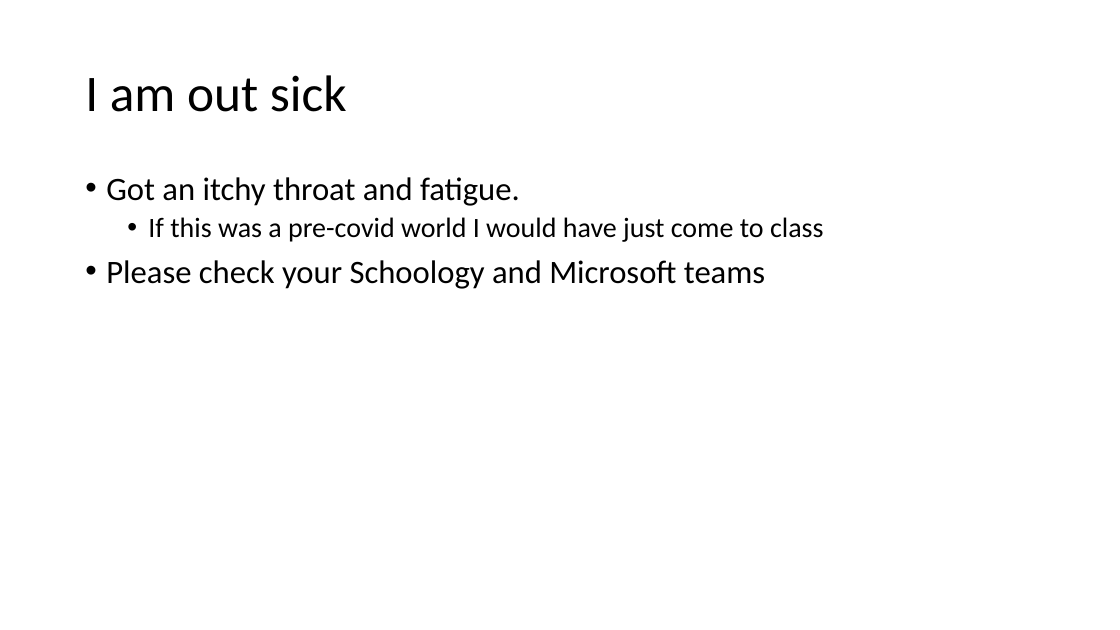
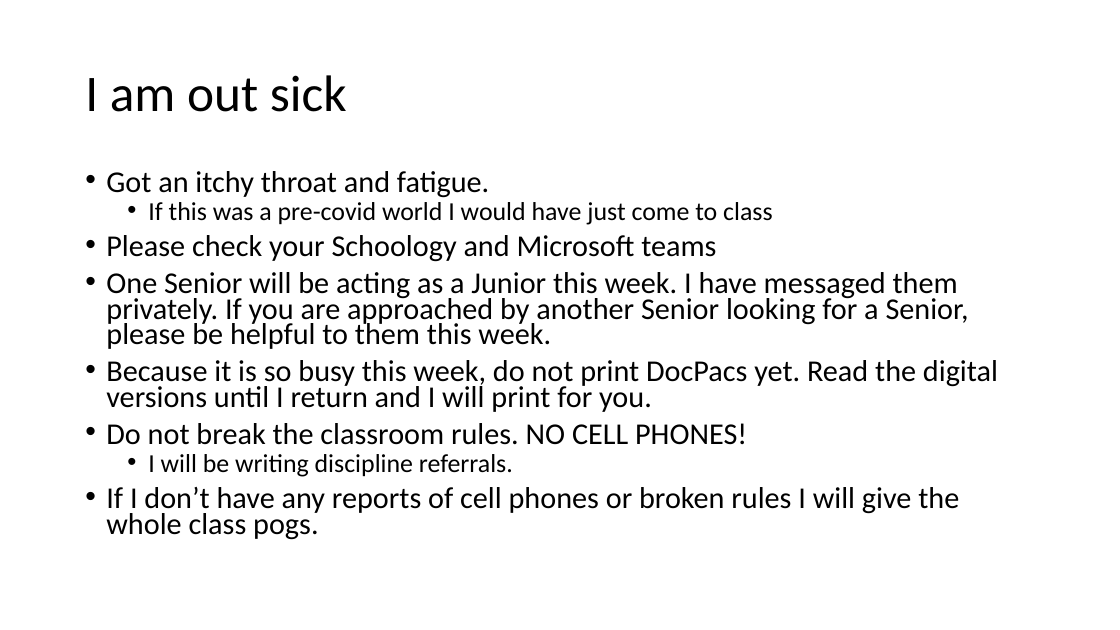
Before and after one commit to parke2023059/docpacs2223, a slide deck: slide 2 of docpac_03160922/Weekly Review.pptx. Drawn at 1120x630 pixels with LibreOffice and Linux fonts; fonts in the diff are those of the drawing. Boxes give left, top, right and bottom in pixels: in the first picture for what was removed or moved away, otherwise in the second. Text is boxed around its words. In the diff, an @@ line names an element or a change of style, - is before the commit and + after.

```diff
--- a/docpac_03160922/Weekly Review.pptx
+++ b/docpac_03160922/Weekly Review.pptx
@@ text at <box>106,171,773,262</box>: size 28 to 25.9 pt in "Got an itchy throat and fatigue.", "Please check your Schoology and Microsoft teams"; size 24 to 22.2 pt in "If this was a pre-covid world I ..."; line spacing 0.9 to 0.7 @@
@@ text at <box>106,272,998,540</box>: paragraphs added @@
+• One Senior will be acting as a Junior this week. I have messaged them privately. If you are approached by another Senior looking for a Senior, please be helpful to them this week.
+• Because it is so busy this week, do not print DocPacs yet. Read the digital versions until I return and I will print for you.
+• Do not break the classroom rules. NO CELL PHONES!
+  • I will be writing discipline referrals.
+• If I don’t have any reports of cell phones or broken rules I will give the whole class pogs.
```
